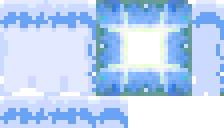
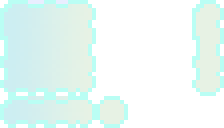
Layer changes from the first 224 × 128 image to the second:
hid "Layer 8" over (0, 0, 224, 128)
added layer "Layer 12" (79%) above "Layer 10" over (0, 0, 224, 128)
